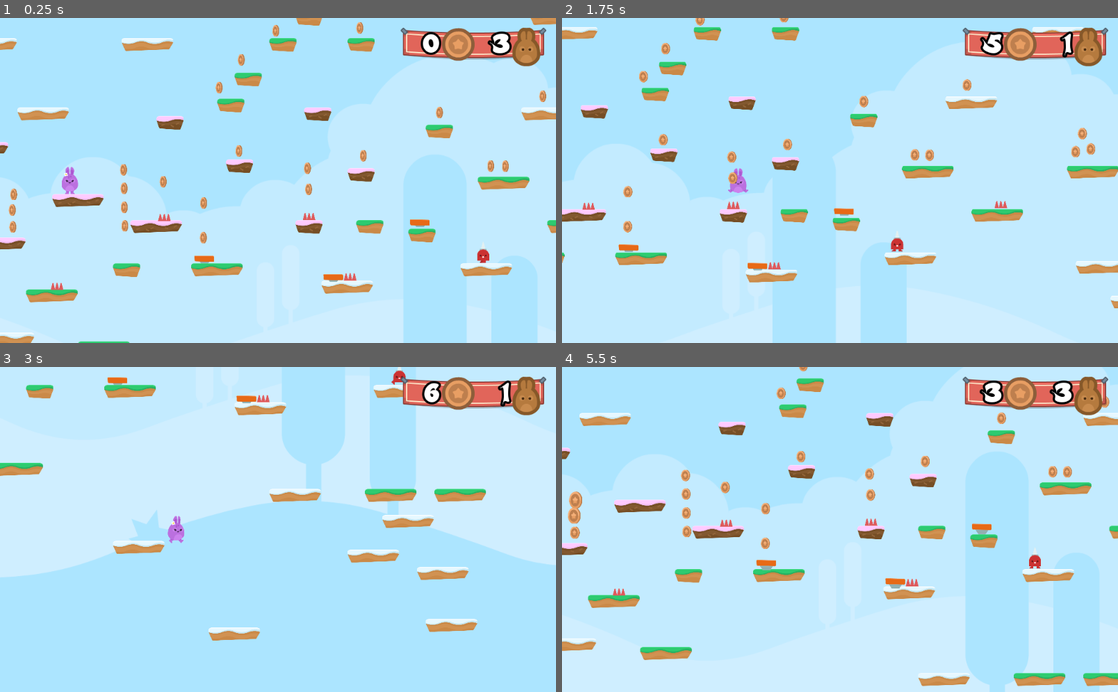
Above: before the commit, frames 1-4 (two rows, left to right).
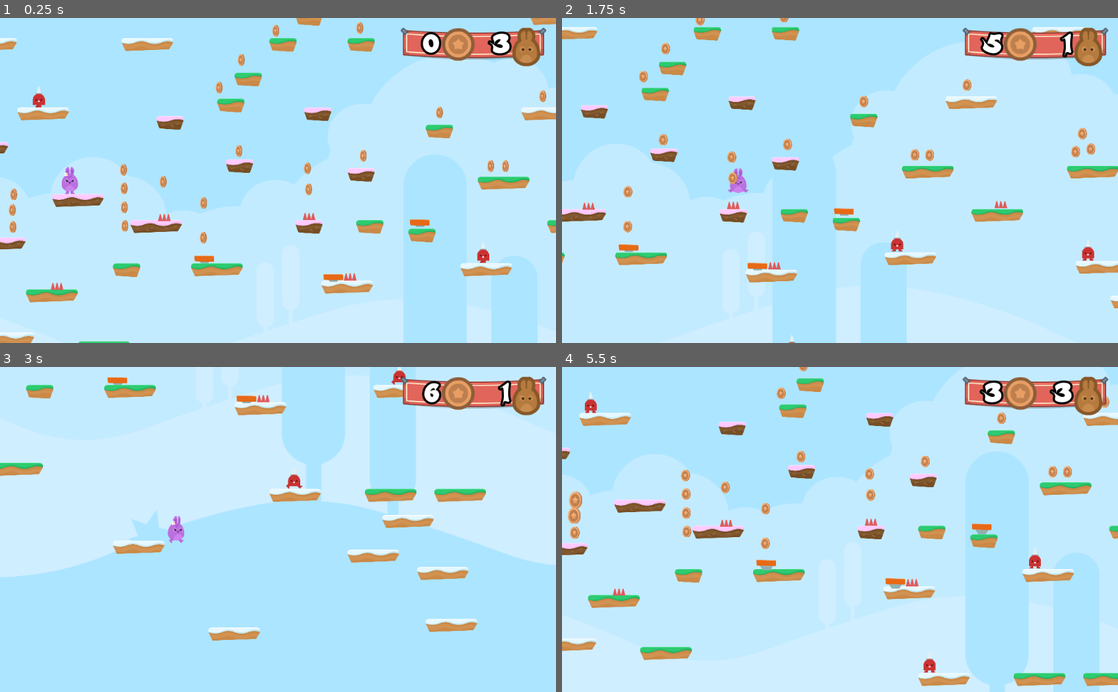
Above: after the commit, the same moments.

Repository: sandoche/Godot-learning-udemy
Game: Godot game, scene res://Levels/Level1.tscn
Same seed, same stepped clock (60 frames per second), same inputs: the game is played once before the commit and once after it.
Inputs (mouse positions are in pixels of both pictures, inside the frame that each line leads up to):
- Up to frame 1 (0.25 s): no input
- Up to frame 2 (1.75 s): tap Enter at 0.5 s; hold D (right) from 0.53 s (still down); tap Z (jump) at 0.77, 1.52 s
- Up to frame 3 (3 s): release D (right) at 2.03 s; hold Q (left) 2.03-2.78 s; hold D (right) from 2.78 s (still down)
- Up to frame 4 (5.5 s): tap Z (jump) at 3.02, 3.77, 5.27 s; release D (right) at 4.25 s; click (751, 575) at 4.25 s; hold Q (left) from 5.03 s (still down)

The runs differ from the first frame. In frame 1, 0.1% of the frame differs, in the area x 5-9%, y 20-28%; in frame 2, 0.1%; in frame 3, less than 0.1%; in frame 4, 0.2%, in the area x 4-68%, y 7-95%.

Commit message:
:sparkles: Adding more NPCs

Diff:
--- a/HoppyDays/Levels/Level1.tscn
+++ b/HoppyDays/Levels/Level1.tscn
@@ -146,3 +146,18 @@
 position = Vector2( 3584.3, 877.485 )
 
 [node name="Spikeman" parent="NPCs/SpikemanContainer" instance=ExtResource( 9 )]
+
+[node name="SpikemanContainer2" type="Node2D" parent="NPCs"]
+position = Vector2( 2808.3, 1645.48 )
+
+[node name="Spikeman" parent="NPCs/SpikemanContainer2" instance=ExtResource( 9 )]
+
+[node name="SpikemanContainer3" type="Node2D" parent="NPCs"]
+position = Vector2( 311.192, -272.384 )
+
+[node name="Spikeman" parent="NPCs/SpikemanContainer3" instance=ExtResource( 9 )]
+
+[node name="SpikemanContainer4" type="Node2D" parent="NPCs"]
+position = Vector2( 4990.01, 942.236 )
+
+[node name="Spikeman" parent="NPCs/SpikemanContainer4" instance=ExtResource( 9 )]
